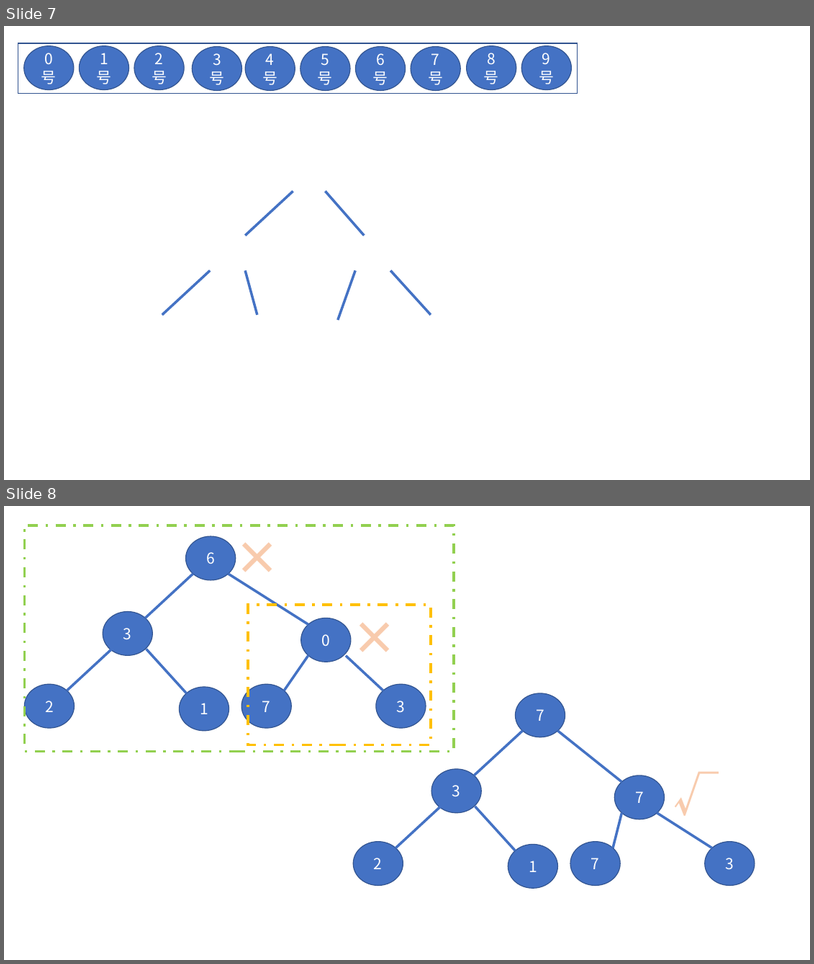
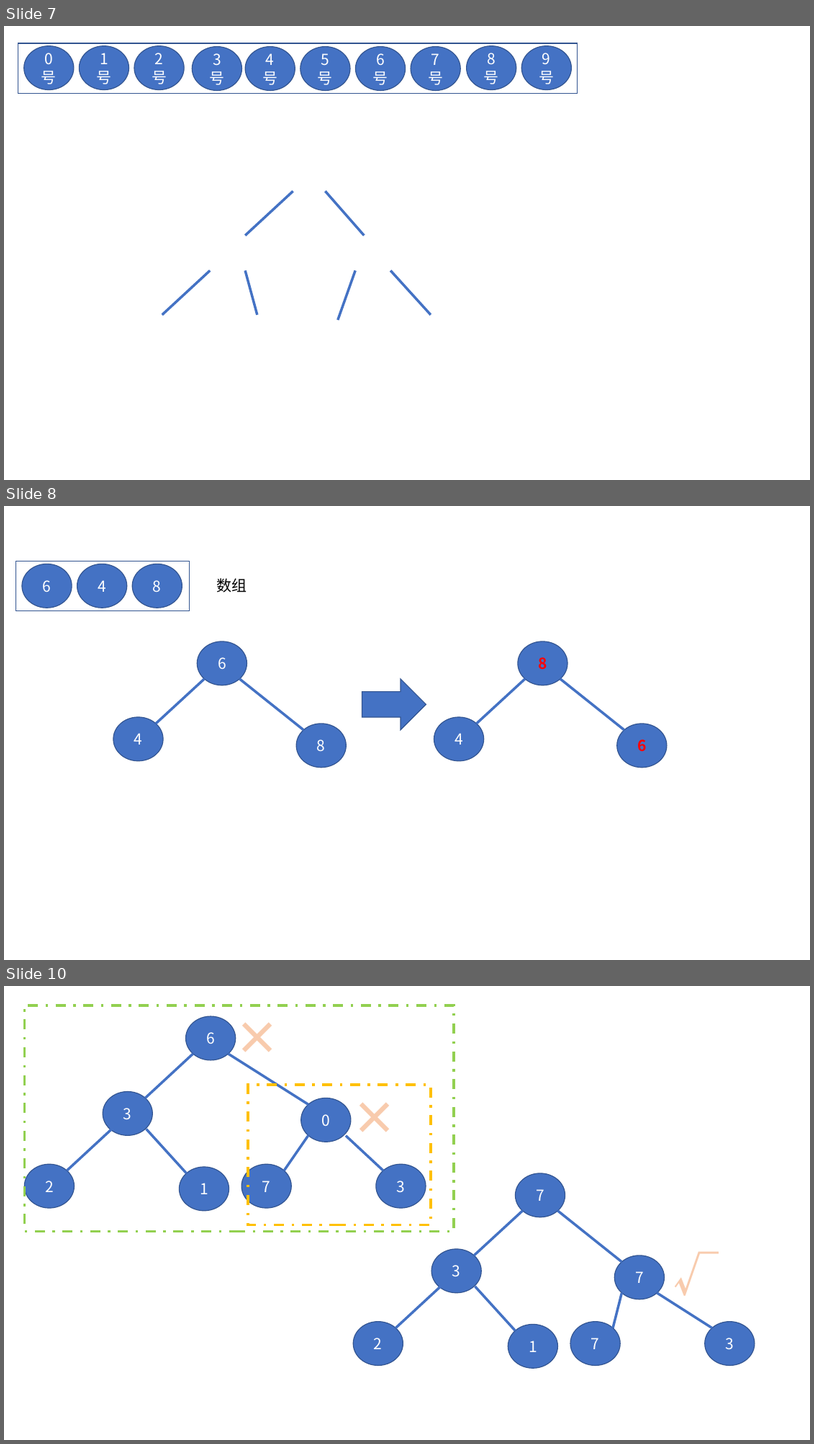
Before and after one commit to codefool0307/Codefool0307_Blog, a slide deck: docs/2.Study/10.algorithm/gif/gif制作.pptx. Shown one above the other, each under a label of ours: slides 7 and 8 before the commit, slides 7, 8 and 10 after it; the slides between them are not shown. The pictures are 814x964 and 814x1444 pixels, drawn with LibreOffice and Linux fonts; fonts in the diff are those of the drawing. Boxes give left, top, right and bottom in pixels: in the first picture for what was removed or moved away, otherwise in the second. Text is boxed around its words. In the diff, an @@ line names an element or a change of style, - is before the commit and + after.

```diff
--- a/docs/2.Study/10.algorithm/gif/gif制作.pptx
+++ b/docs/2.Study/10.algorithm/gif/gif制作.pptx
@@ slide 8 added at box(4, 506, 810, 960), background #FFFFFF @@
@@ rectangle added at box(16, 561, 190, 610), outline #325491 1 pt @@
@@ ellipse added at box(22, 564, 72, 608), fill #4472C4, outline #325491 1 pt, 18 pt, text #FFFFFF @@
+6
@@ ellipse added at box(77, 564, 127, 608), fill #4472C4, outline #325491 1 pt, 18 pt, text #FFFFFF @@
+4
@@ ellipse added at box(132, 564, 182, 608), fill #4472C4, outline #325491 1 pt, 18 pt, text #FFFFFF @@
+8
@@ text added at box(217, 578, 247, 592), 18 pt, text #000000 @@
+数组
@@ ellipse added at box(197, 641, 247, 686), fill #4472C4, outline #325491 1 pt, 18 pt, text #FFFFFF @@
+6
@@ ellipse added at box(518, 641, 568, 686), fill #4472C4, outline #325491 1 pt, 18 pt, text #FF0000, bold @@
+8
@@ line added from (204, 679) to (156, 723), #4472C4 3 pt @@
@@ line added from (240, 679) to (304, 730), #4472C4 3 pt @@
@@ right arrow added at box(362, 679, 426, 730), fill #4472C4, outline #325491 1 pt @@
@@ line added from (525, 679) to (477, 723), #4472C4 3 pt @@
@@ line added from (561, 679) to (625, 730), #4472C4 3 pt @@
@@ ellipse added at box(113, 717, 163, 762), fill #4472C4, outline #325491 1 pt, 18 pt, text #FFFFFF @@
+4
@@ ellipse added at box(434, 717, 484, 762), fill #4472C4, outline #325491 1 pt, 18 pt, text #FFFFFF @@
+4
@@ ellipse added at box(297, 723, 347, 767), fill #4472C4, outline #325491 1 pt, 18 pt, text #FFFFFF @@
+8
@@ ellipse added at box(617, 723, 667, 767), fill #4472C4, outline #325491 1 pt, 18 pt, text #FF0000, bold @@
+6
@@ what was slide 8 is now slide 10 @@
```
Also in this commit, not shown: 2 slides changed, 1 other slide added, 4 other files.
